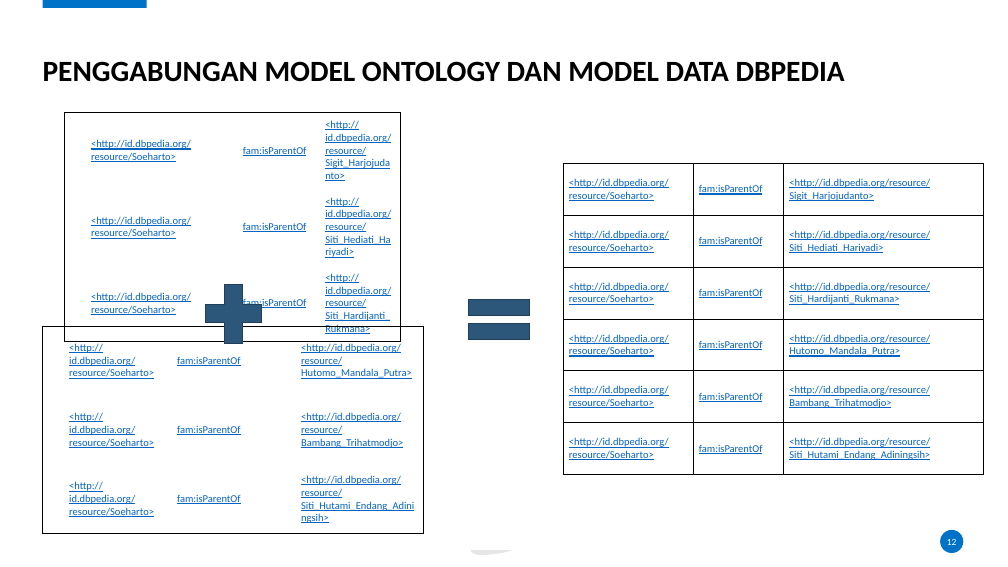
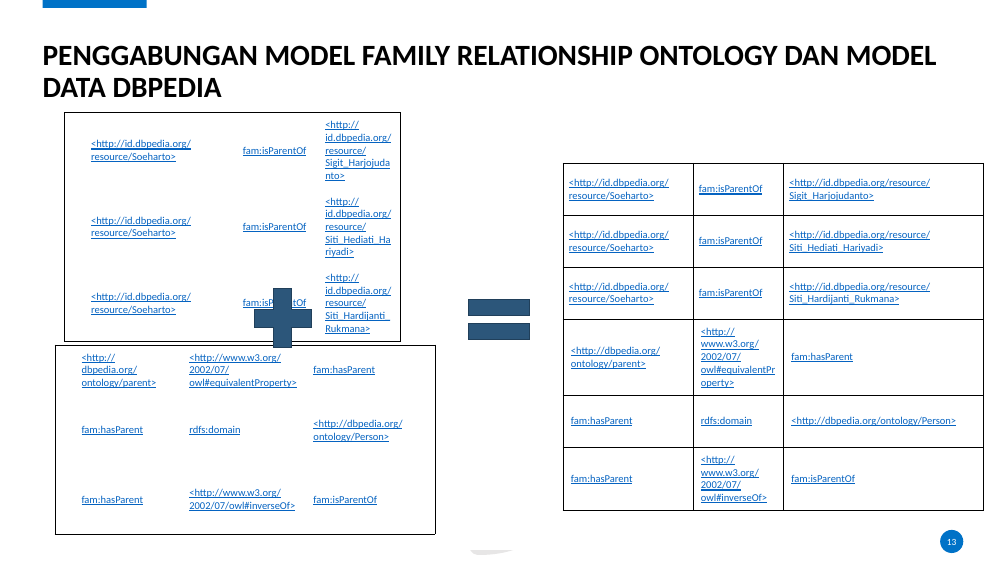
Before and after one commit to karyoutomoo/The-Tree-of-Heroes, a slide deck: slide 13 of 05111540000007-Faiq-Presentasi.pptx (slide 12 before the commit). Drawn at 1008x567 pixels with LibreOffice and Linux fonts; fonts in the diff are those of the drawing; background and template pictures are left out. Boxes give left, top, right and bottom in pixels: in the first picture for what was removed or moved away, otherwise in the second. Text is boxed around its words. In the diff, an @@ line names an element or a change of style, - is before the commit and + after.

```diff
--- a/05111540000007-Faiq-Presentasi.pptx
+++ b/05111540000007-Faiq-Presentasi.pptx
@@ title at box(43, 45, 937, 97): text changed @@
-PENGGABUNGAN MODEL ONTOLOGY DAN MODEL DATA DBPEDIA
+PENGGABUNGAN MODEL FAMILY RELATIONSHIP ONTOLOGY DAN MODEL DATA DBPEDIA
@@ table at box(563, 163, 984, 507) @@
-row 4: <http://id.dbpedia.org/resource/Soeharto> | fam:isParentOf | <http://id.dbpedia.org/resource/Hutomo_Mandala_Putra>
+row 4: <http://dbpedia.org/ontology/parent> | <http://www.w3.org/2002/07/owl#equivalentProperty> | fam:hasParent
-row 5: <http://id.dbpedia.org/resource/Soeharto> | fam:isParentOf | <http://id.dbpedia.org/resource/Bambang_Trihatmodjo>
+row 5: fam:hasParent | rdfs:domain | <http://dbpedia.org/ontology/Person>
-row 6: <http://id.dbpedia.org/resource/Soeharto> | fam:isParentOf | <http://id.dbpedia.org/resource/Siti_Hutami_Endang_Adiningsih>
+row 6: fam:hasParent | <http://www.w3.org/2002/07/owl#inverseOf> | fam:isParentOf
@@ plus sign: place and size @@
-plus sign at box(195, 274, 271, 354)
+plus sign at box(245, 278, 321, 358)
@@ table at box(55, 345, 435, 534) @@
-row 1:  | <http://id.dbpedia.org/resource/Soeharto> | fam:isParentOf | <http://id.dbpedia.org/resource/Hutomo_Mandala_Putra>
+row 1:  | <http://dbpedia.org/ontology/parent> | <http://www.w3.org/2002/07/owl#equivalentProperty> | fam:hasParent
-row 2:  | <http://id.dbpedia.org/resource/Soeharto> | fam:isParentOf | <http://id.dbpedia.org/resource/Bambang_Trihatmodjo>
+row 2:  | fam:hasParent | rdfs:domain | <http://dbpedia.org/ontology/Person>
-row 3:  | <http://id.dbpedia.org/resource/Soeharto> | fam:isParentOf | <http://id.dbpedia.org/resource/Siti_Hutami_Endang_Adiningsih>
+row 3:  | fam:hasParent | <http://www.w3.org/2002/07/owl#inverseOf> | fam:isParentOf
@@ table: place and size @@
-table at box(42, 326, 422, 534)
+table at box(55, 345, 435, 534)
```
Also in this commit, not shown: 24 other slides changed, 2 slides added, 1 slide removed, 5 other files.
